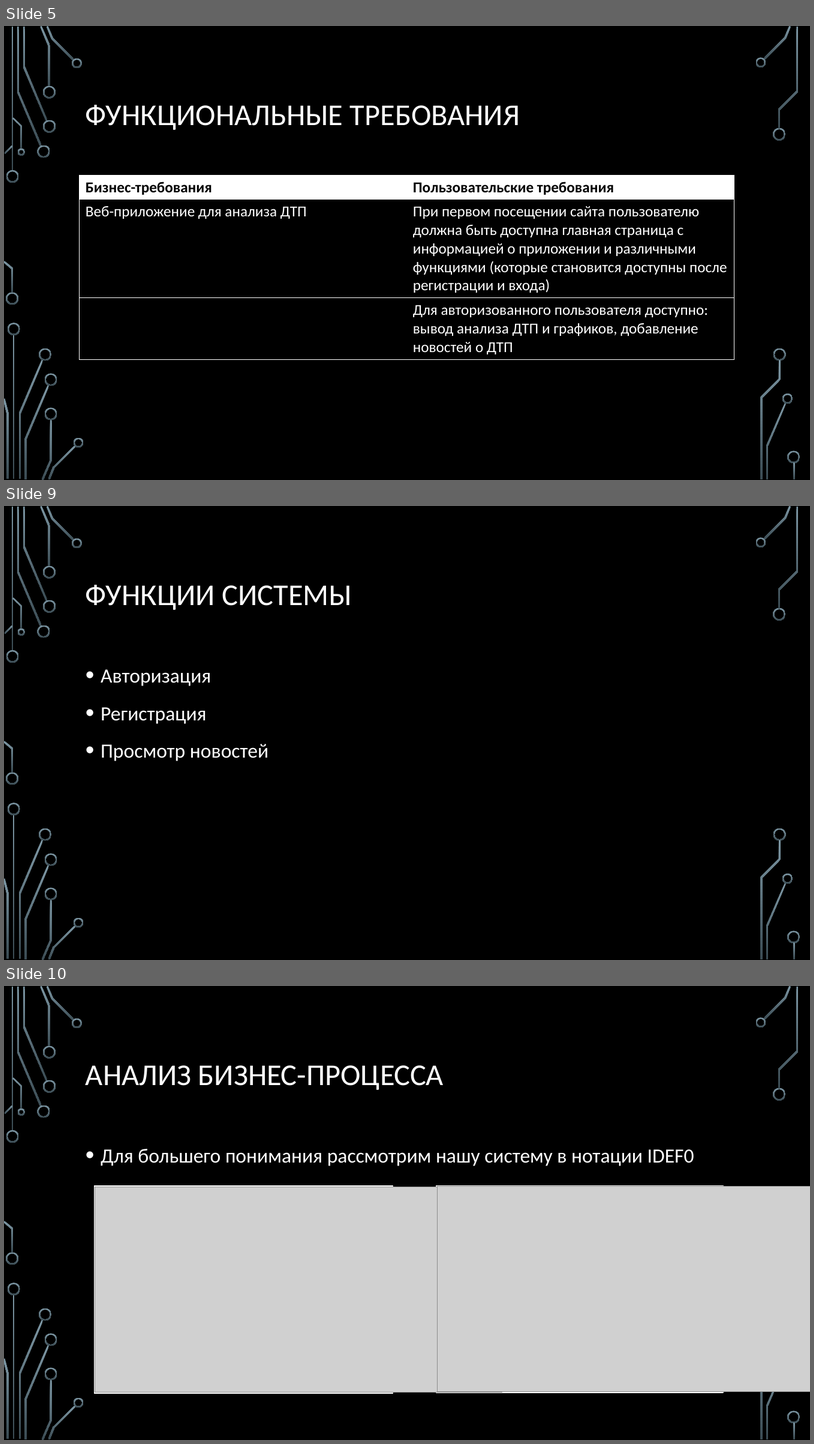
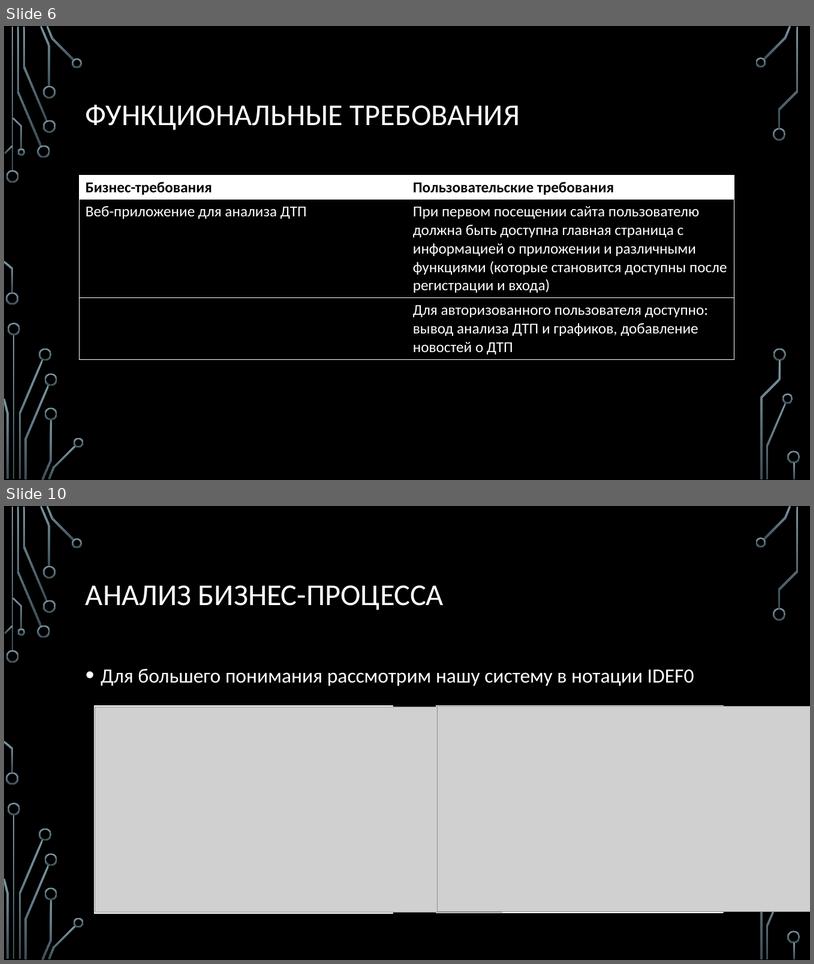
Before and after one commit to amphyzale/Distributed-Software-Systems, a slide deck: Course-Project/Car Crash Today End.pptx. Shown one above the other, each under a label of ours: slides 5, 9 and 10 before the commit, slides 6 and 10 after it; the slides between them are not shown. The pictures are 814x1444 and 814x964 pixels, drawn with LibreOffice and Linux fonts; fonts in the diff are those of the drawing; grey boxes stand for pictures; background and template pictures are left out. Boxes give left, top, right and bottom in pixels: in the first picture for what was removed or moved away, otherwise in the second. Text is boxed around its words. In the diff, an @@ line names an element or a change of style, - is before the commit and + after.

```diff
--- a/Course-Project/Car Crash Today End.pptx
+++ b/Course-Project/Car Crash Today End.pptx
@@ slide 9 removed at (4, 506, 810, 960), background picture (left out); not listed: 36 template elements that a slide beside it also shows @@
@@ title removed at (86, 585, 352, 610) @@
-ФУНКЦИИ СИСТЕМЫ
@@ text removed at (101, 669, 269, 761) @@
-• Авторизация
-• Регистрация
-• Просмотр новостей
@@ what was slide 5 is now slide 6 @@
```
Also in this commit, not shown: 7 slides changed, 1 slide added, 3 other files.
